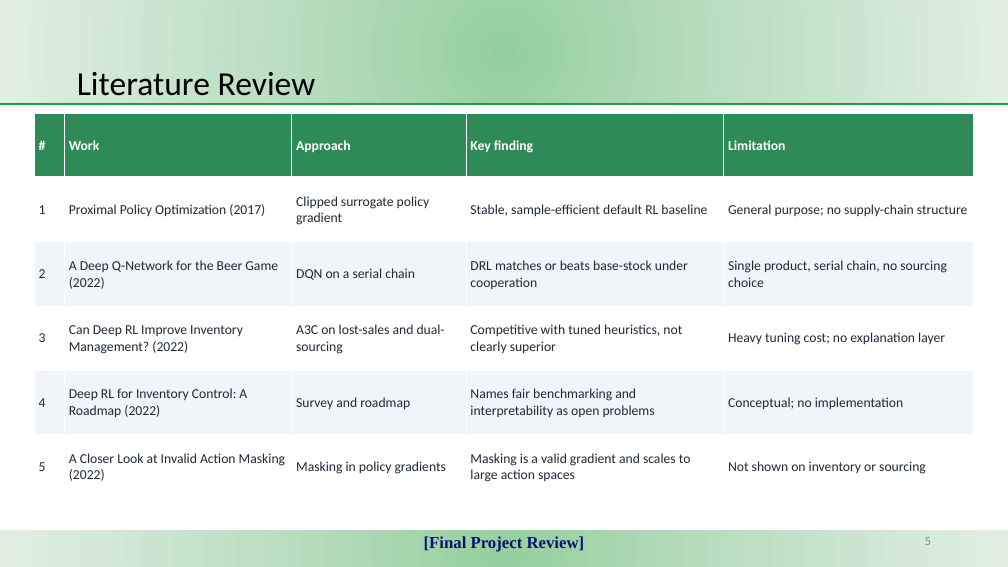
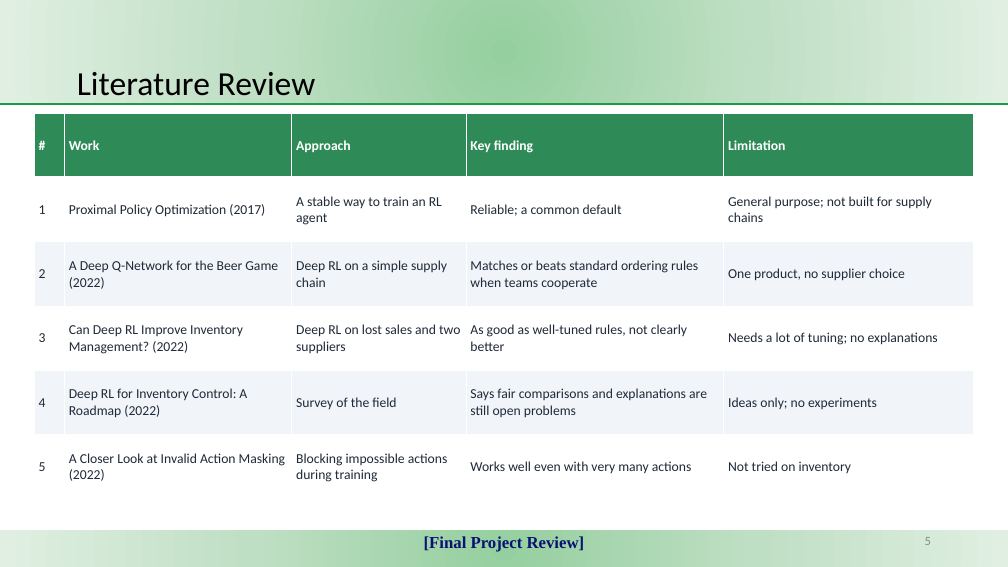
Before and after one commit to KJSK-Koushik/Supply-AI-RL-Explainable-supply-chain-Optimisation, a slide deck: slide 5 of reports/SupplyAI-RL_Final_Project_Review.pptx. Drawn at 1008x567 pixels with LibreOffice and Linux fonts; fonts in the diff are those of the drawing. Boxes give left, top, right and bottom in pixels: in the first picture for what was removed or moved away, otherwise in the second. Text is boxed around its words. In the diff, an @@ line names an element or a change of style, - is before the commit and + after.

Commit message:
Rewrite the final-review deck text in simpler words
Same slides, layout and numbers. Plain-English wording for the introduction,
problem, gaps, objectives, methodology, dataset, baselines, explainer,
crisis, dashboard, results and conclusion slides and for the three
infographics (architecture, agent loop, explainer pipeline). Technical terms
are kept but explained where they first appear.

scripts/simplify_deck_text.py records the edit. It rewrites text in place and
is not a build step.

```diff
--- a/reports/SupplyAI-RL_Final_Project_Review.pptx
+++ b/reports/SupplyAI-RL_Final_Project_Review.pptx
@@ table at (x1=34, y1=113, x2=975, y2=499) @@
-row 2: 1 | Proximal Policy Optimization (2017) | Clipped surrogate policy gradient | Stable, sample-efficient default RL baseline | General purpose; no supply-chain structure
+row 2: 1 | Proximal Policy Optimization (2017) | A stable way to train an RL agent | Reliable; a common default | General purpose; not built for supply chains
-row 3: 2 | A Deep Q-Network for the Beer Game (2022) | DQN on a serial chain | DRL matches or beats base-stock under cooperation | Single product, serial chain, no sourcing choice
+row 3: 2 | A Deep Q-Network for the Beer Game (2022) | Deep RL on a simple supply chain | Matches or beats standard ordering rules when teams cooperate | One product, no supplier choice
-row 4: 3 | Can Deep RL Improve Inventory Management? (2022) | A3C on lost-sales and dual-sourcing | Competitive with tuned heuristics, not clearly superior | Heavy tuning cost; no explanation layer
+row 4: 3 | Can Deep RL Improve Inventory Management? (2022) | Deep RL on lost sales and two suppliers | As good as well-tuned rules, not clearly better | Needs a lot of tuning; no explanations
-row 5: 4 | Deep RL for Inventory Control: A Roadmap (2022) | Survey and roadmap | Names fair benchmarking and interpretability as open problems | Conceptual; no implementation
+row 5: 4 | Deep RL for Inventory Control: A Roadmap (2022) | Survey of the field | Says fair comparisons and explanations are still open problems | Ideas only; no experiments
-row 6: 5 | A Closer Look at Invalid Action Masking (2022) | Masking in policy gradients | Masking is a valid gradient and scales to large action spaces | Not shown on inventory or sourcing
+row 6: 5 | A Closer Look at Invalid Action Masking (2022) | Blocking impossible actions during training | Works well even with very many actions | Not tried on inventory
```
Also in this commit, not shown: 19 other slides changed, 7 other files.
